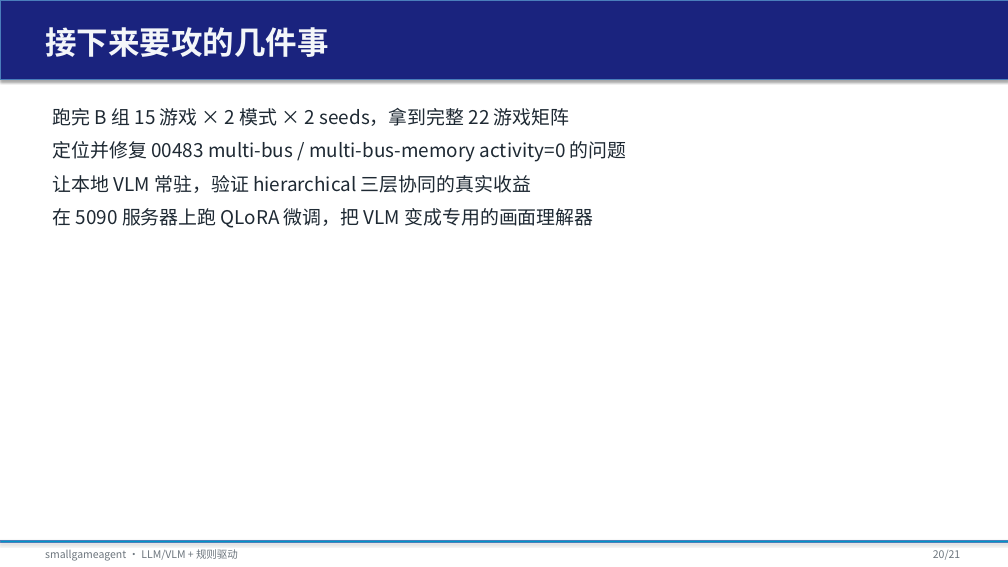
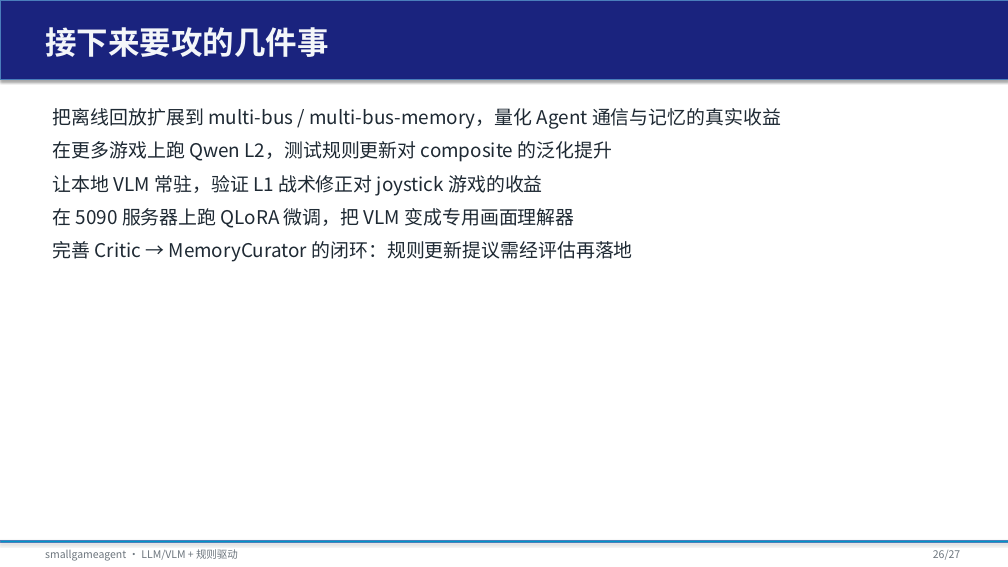
Before and after one commit to tzhazuma/smallgameagent, a slide deck: slide 26 of reports/smallgameagent_report.pptx (slide 20 before the commit). Drawn at 1008x567 pixels with LibreOffice and Linux fonts; fonts in the diff are those of the drawing. Boxes give left, top, right and bottom in pixels: in the first picture for what was removed or moved away, otherwise in the second. Text is boxed around its words. In the diff, an @@ line names an element or a change of style, - is before the commit and + after.

```diff
--- a/reports/smallgameagent_report.pptx
+++ b/reports/smallgameagent_report.pptx
@@ text at box(53, 108, 781, 262): text changed @@
-跑完 B 组 15 游戏 × 2 模式 × 2 seeds，拿到完整 22 游戏矩阵
-定位并修复 00483 multi-bus / multi-bus-memory activity=0 的问题
-让本地 VLM 常驻，验证 hierarchical 三层协同的真实收益
-在 5090 服务器上跑 QLoRA 微调，把 VLM 变成专用的画面理解器
+把离线回放扩展到 multi-bus / multi-bus-memory，量化 Agent 通信与记忆的真实收益
+在更多游戏上跑 Qwen L2，测试规则更新对 composite 的泛化提升
+让本地 VLM 常驻，验证 L1 战术修正对 joystick 游戏的收益
+在 5090 服务器上跑 QLoRA 微调，把 VLM 变成专用画面理解器
+完善 Critic → MemoryCurator 的闭环：规则更新提议需经评估再落地
@@ text at box(933, 550, 960, 560): text changed @@
-20/21
+26/27
```
Also in this commit, not shown: 19 other slides changed, 7 slides added, 1 slide removed, 16 other files.
